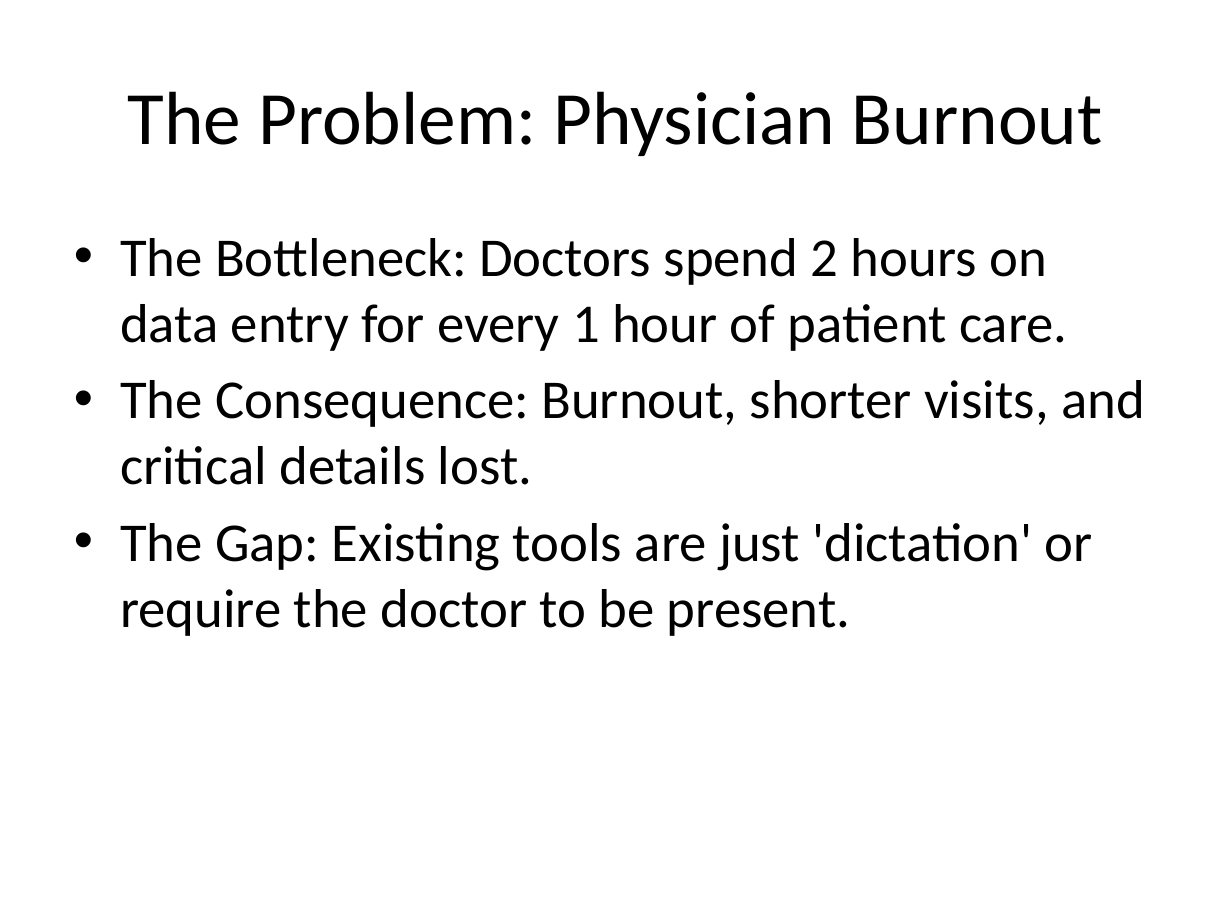
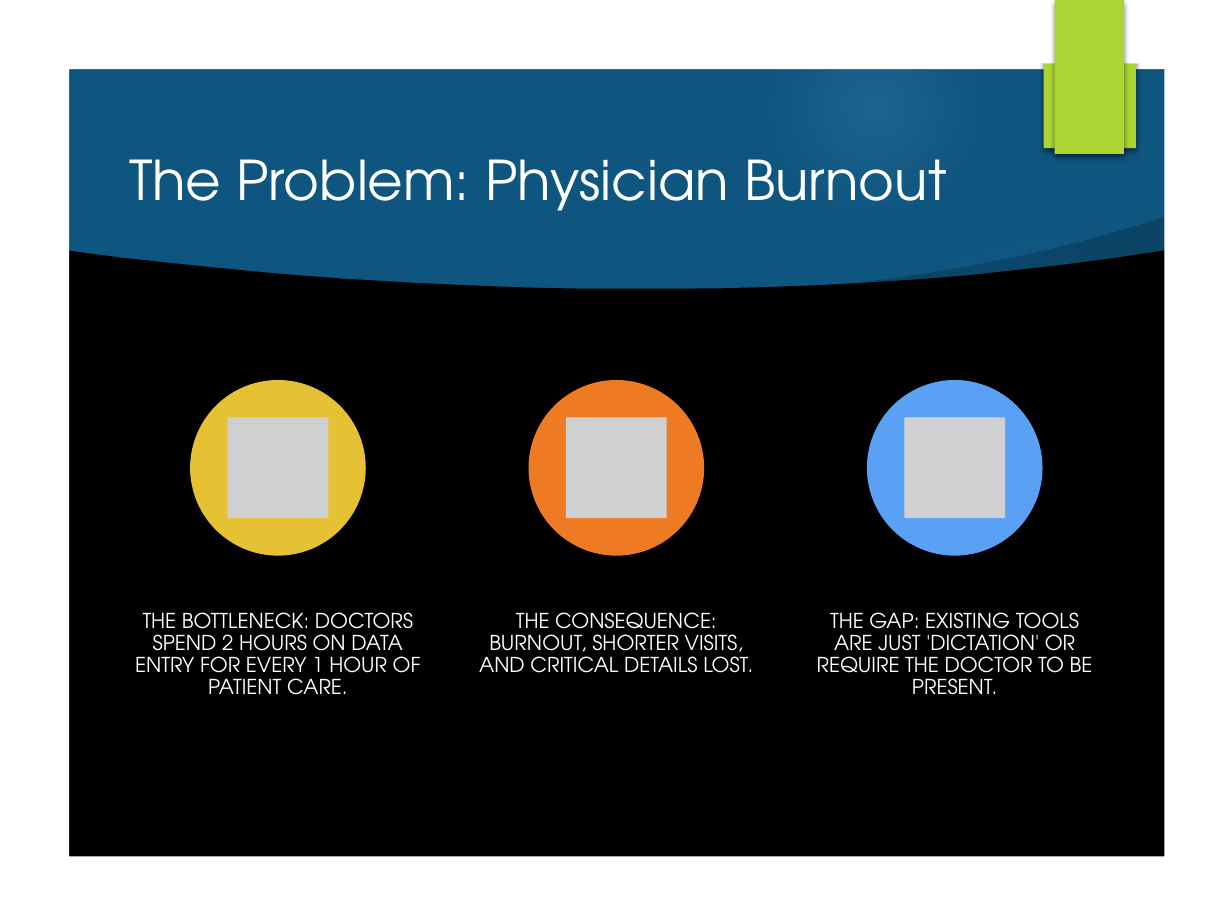
Before and after one commit to yannickb14/MentalHealthPrescreen, a slide deck: slide 2 of NeuroFlow_Pitch.pptx. Drawn at 1232x924 pixels with LibreOffice and Linux fonts; fonts in the diff are those of the drawing; grey boxes stand for pictures; background and template pictures are left out. Boxes give left, top, right and bottom in pixels: in the first picture for what was removed or moved away, otherwise in the second. Text is boxed around its words. In the diff, an @@ line names an element or a change of style, - is before the commit and + after.

```diff
--- a/NeuroFlow_Pitch.pptx
+++ b/NeuroFlow_Pitch.pptx
@@ background #FFFFFF to picture (left out) @@
@@ group added at bbox=[0, 0, 1232, 924]: 5 ellipses, 3 freeform shapes @@
@@ freeform shape added at bbox=[0, 0, 1232, 924], fill #FFFFFF @@
@@ rectangle added at bbox=[1044, 0, 1136, 148], fill #ACD433 @@
@@ rectangle added at bbox=[1055, 0, 1124, 154], fill #ACD433 @@
@@ title "The Problem: Physician Burnout": place and size @@
-title "The Problem: Physician Burnout" at bbox=[128, 91, 1102, 156]
+title "The Problem: Physician Burnout" at bbox=[129, 159, 946, 211]
@@ title "The Problem: Physician Burnout" at bbox=[129, 159, 946, 211]: size 44 to 32 pt, font Calibri to TeX Gyre Adventor, text colour #000000 to #FFFFFF; alignment centre to left @@
@@ text removed at bbox=[120, 238, 1145, 636] @@
-• The Bottleneck: Doctors spend 2 hours on data entry for every 1 hour of patient care.
-• The Consequence: Burnout, shorter visits, and critical details lost.
-• The Gap: Existing tools are just 'dictation' or require the doctor to be present.
@@ group added at bbox=[135, 379, 1093, 695]: 3 ellipses, 3 pictures, 3 texts @@
+THE BOTTLENECK: DOCTORS SPEND 2 HOURS ON DATA ENTRY FOR EVERY 1 HOUR OF PATIENT CARE.
+THE CONSEQUENCE: BURNOUT, SHORTER VISITS, AND CRITICAL DETAILS LOST.
+THE GAP: EXISTING TOOLS ARE JUST 'DICTATION' OR REQUIRE THE DOCTOR TO BE PRESENT.
```
Also in this commit, not shown: 6 other slides changed, 3 other files.
